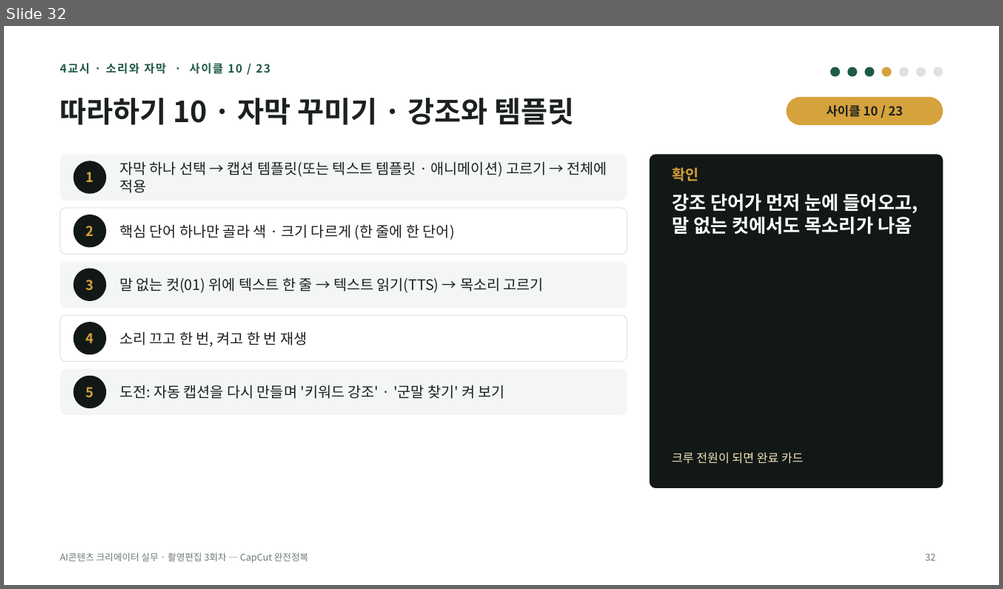
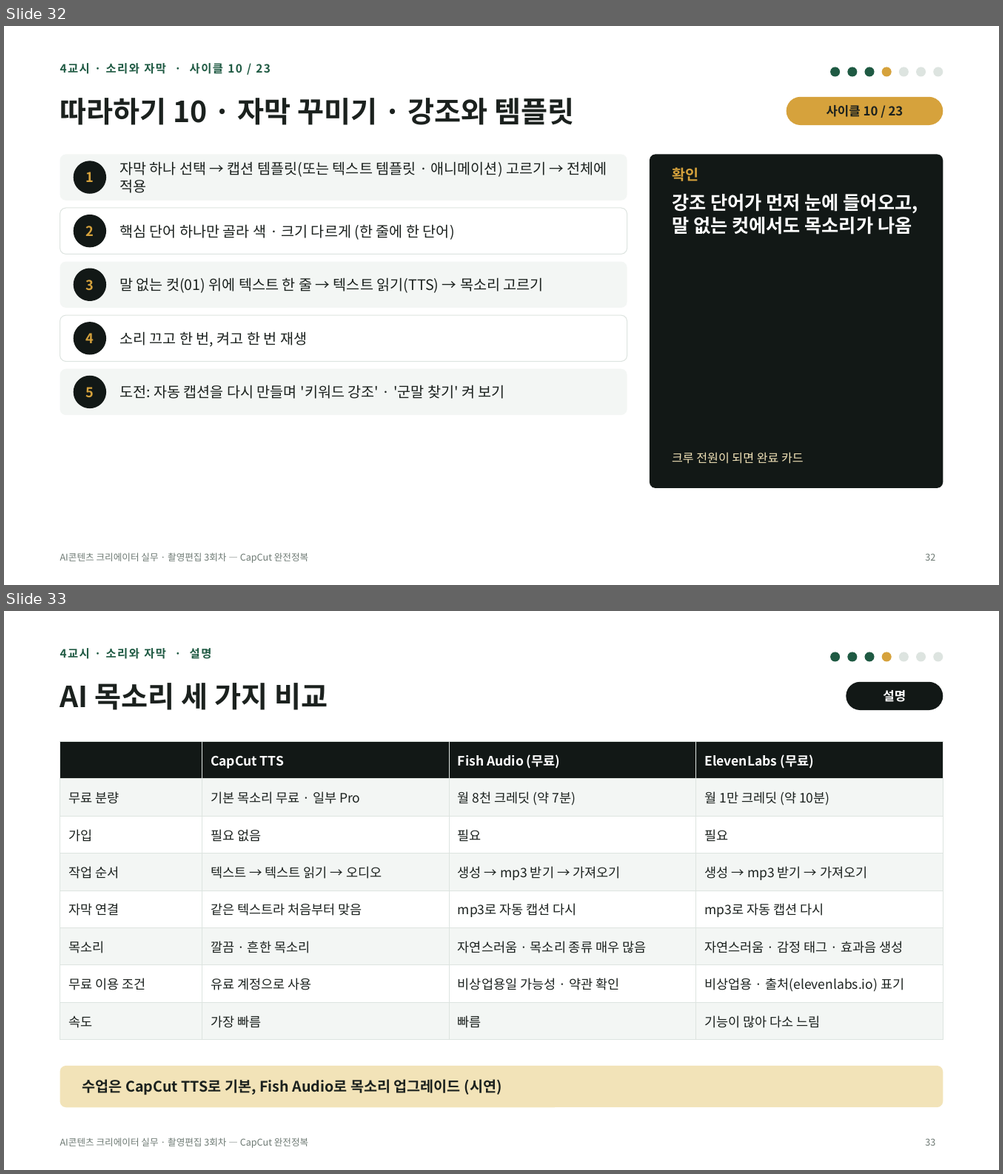
Before and after one commit to yujida/MARUBIT, a slide deck: lectures/03/3회차_CapCut완전정복_슬라이드.pptx. Shown one above the other, each under a label of ours: slide 32 before the commit, slides 32 and 33 after it. The pictures are 1003x589 and 1003x1174 pixels, drawn with LibreOffice and Linux fonts; fonts in the diff are those of the drawing. Boxes give left, top, right and bottom in pixels: in the first picture for what was removed or moved away, otherwise in the second. Text is boxed around its words. In the diff, an @@ line names an element or a change of style, - is before the commit and + after.

```diff
--- a/lectures/03/3회차_CapCut완전정복_슬라이드.pptx
+++ b/lectures/03/3회차_CapCut완전정복_슬라이드.pptx
@@ slide 33 added at (4, 611, 999, 1170), background #FFFFFF; not listed: 1 template element that a slide beside it also shows @@
@@ text added at (60, 648, 212, 659), 11 pt, text #1F5A43, bold @@
+4교시 · 소리와 자막 · 설명
@@ ellipse added at (830, 652, 839, 662), fill #1F5A43 @@
@@ ellipse added at (847, 652, 856, 662), fill #1F5A43 @@
@@ ellipse added at (865, 652, 874, 662), fill #1F5A43 @@
@@ ellipse added at (882, 652, 891, 662), fill #D6A23C @@
@@ ellipse added at (899, 652, 908, 662), fill #DDE4E0 @@
@@ ellipse added at (916, 652, 925, 662), fill #DDE4E0 @@
@@ ellipse added at (933, 652, 942, 662), fill #DDE4E0 @@
@@ title added at (60, 683, 327, 710), 28 pt, text #1B211E, bold @@
+AI 목소리 세 가지 비교
@@ rounded rectangle added at (845, 682, 942, 710), fill #121816 @@
@@ text added at (882, 690, 905, 702), 12 pt, text #FFFFFF, bold @@
+설명
@@ table added at (60, 741, 942, 1031), 8 rows, 4 columns @@
+ | CapCut TTS | Fish Audio (무료) | ElevenLabs (무료)
+무료 분량 | 기본 목소리 무료 · 일부 Pro | 월 8천 크레딧 (약 7분) | 월 1만 크레딧 (약 10분)
+가입 | 필요 없음 | 필요 | 필요
+작업 순서 | 텍스트 → 텍스트 읽기 → 오디오 | 생성 → mp3 받기 → 가져오기 | 생성 → mp3 받기 → 가져오기
+자막 연결 | 같은 텍스트라 처음부터 맞음 | mp3로 자동 캡션 다시 | mp3로 자동 캡션 다시
+목소리 | 깔끔 · 흔한 목소리 | 자연스러움 · 목소리 종류 매우 많음 | 자연스러움 · 감정 태그 · 효과음 생성
+무료 이용 조건 | 유료 계정으로 사용 | 비상업용일 가능성 · 약관 확인 | 비상업용 · 출처(elevenlabs.io) 표기
+속도 | 가장 빠름 | 빠름 | 기능이 많아 다소 느림
@@ rounded rectangle added at (60, 1066, 942, 1108), fill #F2E3B8 @@
@@ text added at (82, 1079, 502, 1096), 14 pt, text #1B211E, bold @@
+수업은 CapCut TTS로 기본, Fish Audio로 목소리 업그레이드 (시연)
@@ page number added at (925, 1139, 935, 1146), 9 pt, text #6E7A74 @@
+33
```
Also in this commit, not shown: 1 other file.
